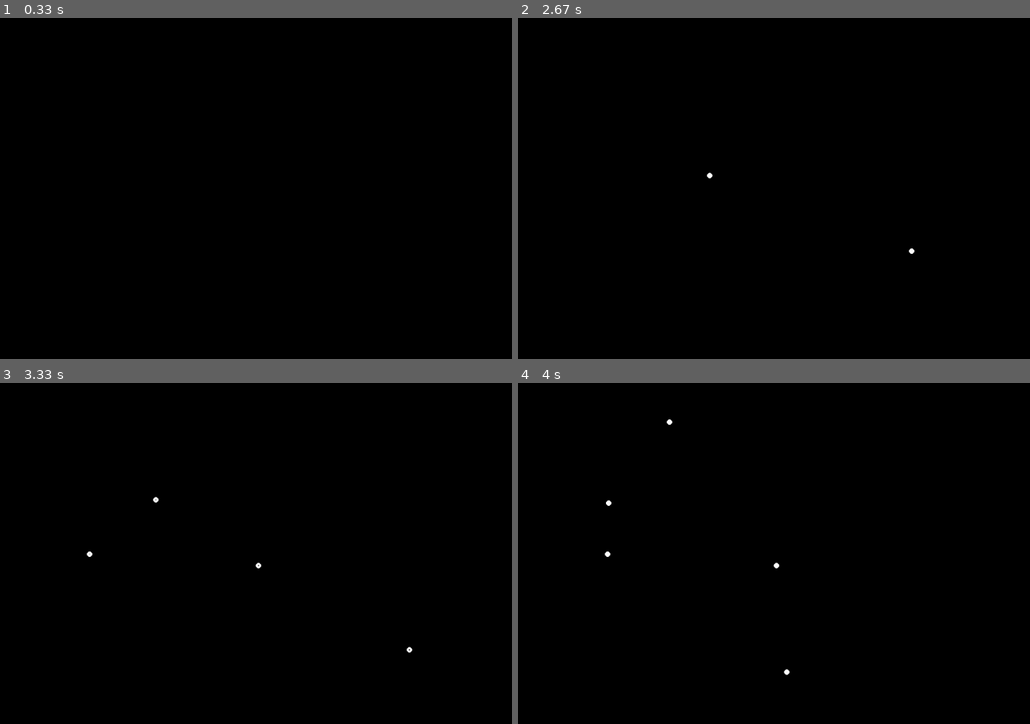
Above: before the commit, frames 1-4 (two rows, left to right).
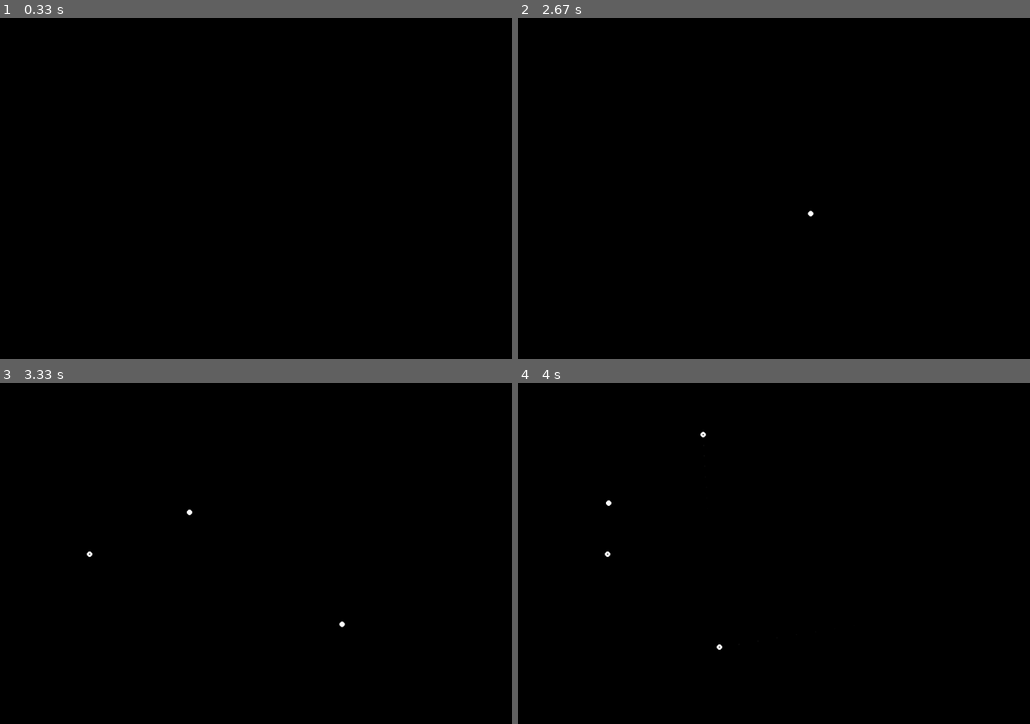
Above: after the commit, the same moments.

Repository: five-over-four/n-body-pygame
Game: pygame game, started from n-body-sim.py
The game is run twice, just before and just after one commit, with the same random seed, the same clock (stepped at 60 frames per second) and the same inputs.
Inputs (mouse positions are in pixels of both pictures, inside the frame that each line leads up to):
- Up to frame 1 (0.33 s): no input
- Up to frame 2 (2.67 s): press the mouse at (814, 239) at 0.37 s; move the mouse to (727, 226) at 0.47 s; release the mouse at (646, 215) at 0.6 s; tap S at 0.67 s; hold L 1-1.47 s; tap Space at 1.5 s; tap Delete at 1.83 s; press the mouse at (814, 239) at 2.2 s; move the mouse to (922, 222) at 2.3 s; release the mouse at (1024, 205) at 2.43 s; right-click (610, 137) at 2.55 s
- Up to frame 3 (3.33 s): press the mouse at (92, 502) at 2.87 s; move the mouse to (92, 560) at 2.97 s; release the mouse at (97, 621) at 3.1 s; hold F from 3.17 s (still down); tap Space at 3.23 s; click (87, 553) at 3.25 s
- Up to frame 4 (4 s): tap Space at 3.53 s; release F at 3.63 s; press the mouse at (610, 502) at 3.7 s; move the mouse to (656, 475) at 3.8 s; release the mouse at (702, 451) at 3.93 s

Frame 1 is identical in both runs. In frame 2, less than 0.1% of the frame differs, in the area x 36-78%, y 45-70%; in frame 3, less than 0.1%, in the area x 17-81%, y 33-80%; in frame 4, less than 0.1%.

Commit message:
fixed bugs, right click to delete bodies, refactoring

Diff:
--- a/n-body-sim.py
+++ b/n-body-sim.py
@@ -1,4 +1,5 @@
 import pygame
+from collections import deque
 
 # under the hood
 class Settings:
@@ -16,6 +17,8 @@
         self.m = m
         self.v_x = v_x # velocity components.
         self.v_y = v_y
+        self.trail = deque([]) # fast removal of first element.
+        self.trail_length = 0 # bit more efficient than computing len.
 
     def acceleration(self, other):
         diff_vec = (self.x - other.x, self.y - other.y)
@@ -35,7 +38,8 @@
         self.x += self.v_x * settings.gravity_constant
         self.y += self.v_y * settings.gravity_constant
 
-def load_system(): # format: x-pos,y-pos,mass,x-velocity,y-velocity. one body per row. ex. 200,200,24.5,-4,2
+# format: x-pos,y-pos,mass,x-velocity,y-velocity. one body per row. ex. 200,200,24.5,-4,2
+def load_system():
     import os
     path = os.path.dirname(os.path.realpath(__file__))
     os.chdir(path)
@@ -50,7 +54,8 @@
             pass
     return loaded_bodies
 
-def save_system(bodies): # puts the current positions and masses into the save.data file.
+# puts the current positions and masses into the save.data file.
+def save_system(bodies):
     with open("save.data", "w") as f:
         for body in bodies:
             f.write(f"{body.x},{body.y},{body.m},{body.v_x},{body.v_y}\n")
@@ -61,6 +66,13 @@
     else:
         pygame.display.set_caption(f"N-body simulation. Default mass: {int(default_mass)} (PLAYING)")
 
+def remove_body(pos, bodies):
+    for body in bodies:
+        if ((pos[0] - body.x)**2 + (pos[1] - body.y)**2)**(1/2) <= 5:
+            bodies.remove(body)
+            break
+    return bodies
+
 def main(settings, screen):
 
     clock = pygame.time.Clock()
@@ -69,11 +81,11 @@
     mouse_toggle = False
     center_COM_toggle = True    # system CENTER OF MASS is always kept centered.
     paused = False
-    trails = []
     trail_density = 3           # lower is more dense, >=1.
-    dot_count = 50              # per body
+    max_trail = 100              # per body
     default_mass = 32
-    i = 0                       # just counts some stuff in the loop.
+    counter = 0                 # modular with trail_density.
+    body_removal_timer = 200    # in frames.
     update_caption(paused, default_mass)
 
     while True:
@@ -86,59 +98,63 @@
             if not paused:
                 body.tick(bodies)
 
-        # make trails.
-        if i % trail_density == 0 and not paused:
+        # make trails and drop fading tail end.
+        if counter % trail_density == 0 and not paused:
             for body in bodies:
-                trails.append((body.x,body.y))
-            if len(trails) > len(bodies) * dot_count: # dot_count dots per trail.
-                trails = trails[len(bodies)-1:]
+                body.trail.append((body.x,body.y))
+                body.trail_length += 1
+                if body.trail_length > max_trail:
+                    body.trail.popleft()
+                    body.trail_length -= 1
 
-        # actually draw trails.
-        b = len(trails)
-        for k, trail in enumerate(trails):
-            factor = (k % b) / b # makes sure the brightness is correct for each dot.
-            pygame.draw.circle(screen, (255 * factor, 255 * factor, 255 * factor), trail, 1)
+        # draw the trails.
+        for body in bodies:
+            for i, pos in enumerate(body.trail):
+                factor = i/max_trail
+                pygame.draw.circle(screen, (255 * factor, 255 * factor, 255 * factor), pos, 1)
 
         # draw the line and prospective body.
         if mouse_toggle:
             pygame.draw.circle(screen, (255,0,0), shot, 5)
             pygame.draw.line(screen, (255,255,255), shot, pygame.mouse.get_pos())
 
+        # CONTROL SEGMENT.
         for e in pygame.event.get():
+
             if e.type == pygame.MOUSEBUTTONDOWN:
-                mouse_toggle = True
-                shot = pygame.mouse.get_pos()
+                if e.button == 1: # left click.
+                    mouse_toggle = True
+                    shot = pygame.mouse.get_pos()
+                elif e.button == 3: # right click.
+                    bodies = remove_body(pygame.mouse.get_pos(), bodies)
             if e.type == pygame.MOUSEBUTTONUP:
-                mouse_toggle = False
-                x, y = pygame.mouse.get_pos()
-                velocity = ((shot[0] - x) * settings.shot_factor, (shot[1] - y) * settings.shot_factor)
-                body = Body(*shot, m=default_mass)
-                body.v_x, body.v_y = velocity
-                bodies.append(body)
-                trails.clear()
+                if e.button == 1: # left click.
+                    mouse_toggle = False
+                    x, y = pygame.mouse.get_pos()
+                    velocity = ((shot[0] - x) * settings.shot_factor, (shot[1] - y) * settings.shot_factor)
+                    body = Body(*shot, m=default_mass)
+                    body.v_x, body.v_y = velocity
+                    bodies.append(body)
 
             elif e.type == pygame.KEYDOWN:
+
                 if e.key == pygame.K_DELETE:
                     bodies.clear()
-                    trails.clear()
                 elif e.key == pygame.K_SPACE:
                     paused ^= True
-                    update_caption(paused, default_mass)
                 elif e.key == pygame.K_f:
                     center_COM_toggle ^= True
                 elif e.key == pygame.K_PLUS:
                     default_mass *= 2
-                    update_caption(paused, default_mass)
                 elif e.key == pygame.K_MINUS:
                     default_mass *= 1/2 if default_mass > 1 else 1
-                    update_caption(paused, default_mass)
                 elif e.key == pygame.K_l:
                     bodies = load_system()
-                    trails.clear()
                 elif e.key == pygame.K_s:
                     save_system(bodies)
                 if e.key == pygame.K_ESCAPE:
                     exit()
+                update_caption(paused, default_mass)
 
             elif e.type == pygame.QUIT:
                 exit()
@@ -147,7 +163,7 @@
                 settings.resolution = screen.get_size()
                 settings.center = settings.resolution[0]/2, settings.resolution[1]/2
 
-        # automatically keep COM centered.
+        # automatically keep COM centered. (actually not COM, doesn't take mass into account).
         if center_COM_toggle and bodies:
             center_of_mass = (sum(body.x for body in bodies)/len(bodies), sum(body.y for body in bodies)/len(bodies))
             diff_x = settings.center[0] - center_of_mass[0]
@@ -155,17 +171,20 @@
             for body in bodies:
                 body.x += diff_x
                 body.y += diff_y
-            for j, trail in enumerate(trails):
-                trails[j] = (trail[0] + diff_x, trail[1] + diff_y)
+                new_trail = deque([])
+                for pos in body.trail:
+                    new_trail.append((pos[0] + diff_x, pos[1] + diff_y))
+                body.trail = new_trail
 
         # removes off-screen bodies every 200 frames.
-        if i == 200:
-            i = 0
+        if body_removal_timer == 200:
+            body_removal_timer = 0
             for body in bodies: # remove off-screen bodies.
                 if 0 > body.x or body.x > settings.resolution[0] or 0 > body.y or body.y > settings.resolution[1]:
                     bodies.remove(body)
 
-        i += 1
+        body_removal_timer += 1
+        counter = (counter + 1) % trail_density
         pygame.display.flip()
         clock.tick(settings.fps)
 
Binary file changed: README.md
Not shown, removed: save.data
